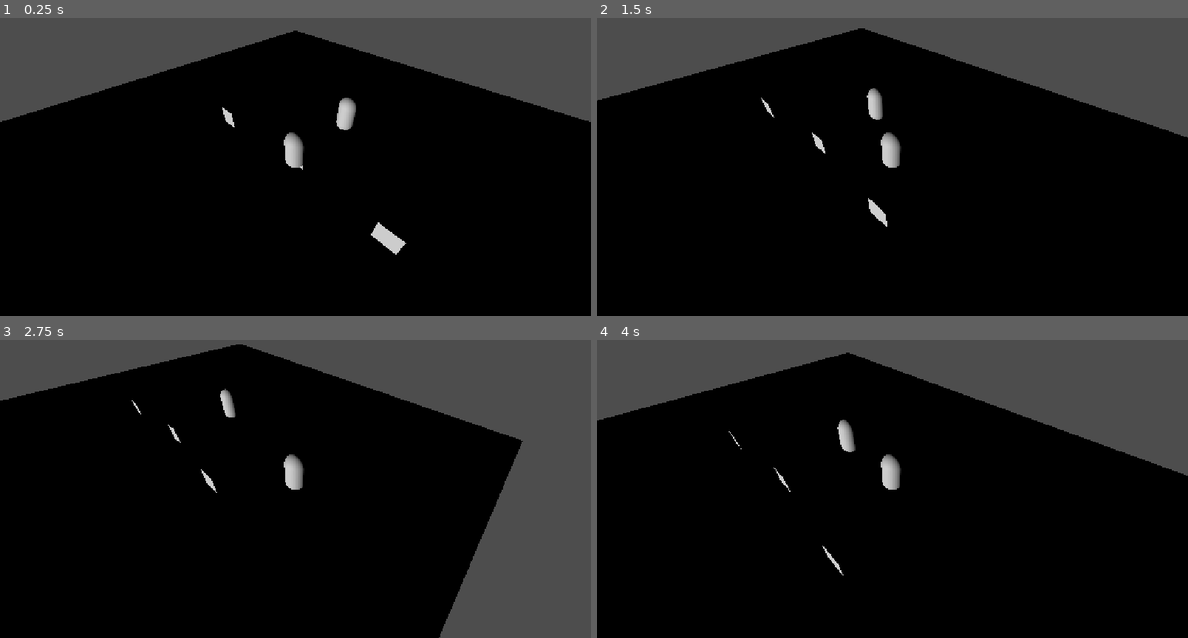
Above: before the commit, frames 1-4 (two rows, left to right).
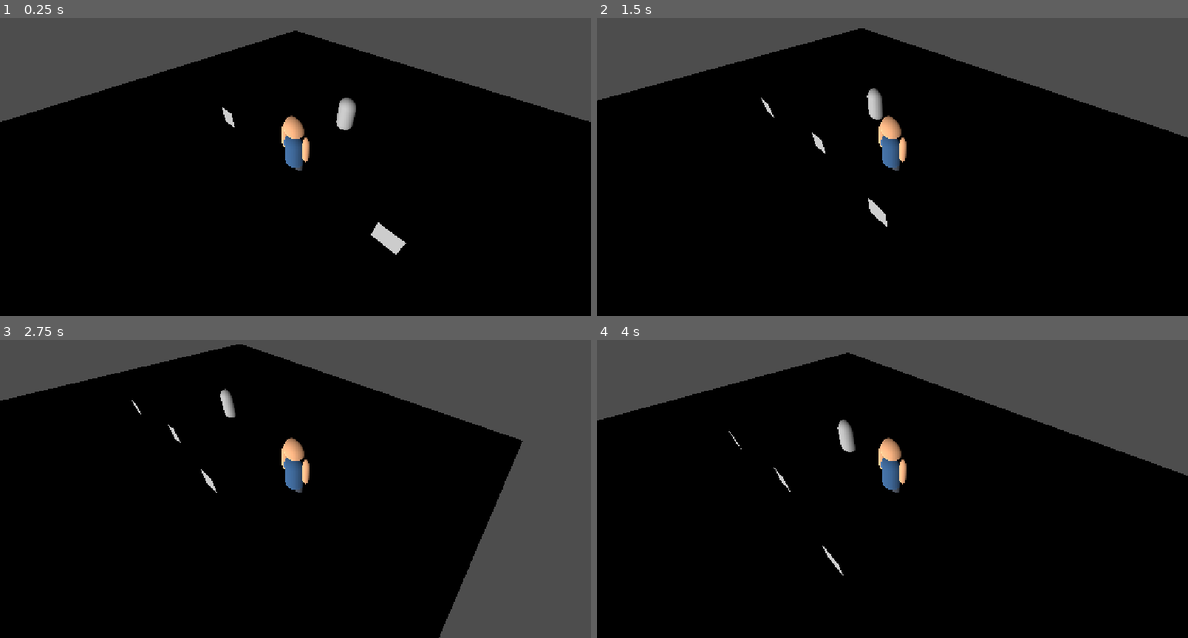
Above: after the commit, the same moments.

Repository: AdolfoBarca/MUNDO_LEYENDAS
Game: Godot game, scene res://Main.tscn
The game is run twice, just before and just after one commit, with the same random seed, the same clock (stepped at 60 frames per second) and the same inputs.
Inputs (mouse positions are in pixels of both pictures, inside the frame that each line leads up to):
- Up to frame 1 (0.25 s): no input
- Up to frame 2 (1.5 s): tap Enter at 0.5 s; move the mouse to (1022, 134) at 0.52 s; hold D 0.53-1.28 s; click (1022, 134) at 0.67 s; move the mouse to (774, 167) at 1.27 s; hold S from 1.28 s (still down)
- Up to frame 3 (2.75 s): move the mouse to (354, 399) at 2.02 s; release S at 2.03 s; hold D from 2.03 s (still down)
- Up to frame 4 (4 s): move the mouse to (862, 539) at 2.77 s; release D at 2.78 s; hold W 2.78-3.53 s; click (862, 539) at 2.92 s; move the mouse to (1069, 521) at 3.52 s; hold A from 3.53 s (still down)

The runs differ from the first frame. In frame 1, 0.6% of the frame differs, in the area x 47-53%, y 32-52%; in frame 2, 0.6%; in frame 3, 0.6%; in frame 4, 0.6%.

Commit message:
Creador de heroe con personalizacion y datos globales

Diff:
--- /dev/null
+++ b/CrearHeroe.gd
@@ -0,0 +1,269 @@
+extends Control
+
+
+# =========================================================
+# CONTROLES DEL FORMULARIO
+# =========================================================
+
+@onready var nombre_heroe: LineEdit = $NombreHeroe
+@onready var pais_origen: OptionButton = $PaisOrigen
+@onready var color_piel: OptionButton = $ColorPiel
+@onready var color_camisa: OptionButton = $ColorCamisa
+@onready var color_pantalon: OptionButton = $ColorPantalon
+@onready var boton_crear: Button = $BotonCrear
+
+
+# =========================================================
+# PARTES DEL HÉROE DE LA VISTA PREVIA
+# =========================================================
+
+@onready var cabeza: MeshInstance3D = $VistaHeroe/ViewportHeroe/EscenaHeroe/HeroePreview/Cabeza
+@onready var brazo_izquierdo: MeshInstance3D = $VistaHeroe/ViewportHeroe/EscenaHeroe/HeroePreview/BrazoIzquierdo
+@onready var brazo_derecho: MeshInstance3D = $VistaHeroe/ViewportHeroe/EscenaHeroe/HeroePreview/BrazoDerecho
+@onready var cuerpo: MeshInstance3D = $VistaHeroe/ViewportHeroe/EscenaHeroe/HeroePreview/Cuerpo
+@onready var pierna_izquierda: MeshInstance3D = $VistaHeroe/ViewportHeroe/EscenaHeroe/HeroePreview/PiernaIzquierda
+@onready var pierna_derecha: MeshInstance3D = $VistaHeroe/ViewportHeroe/EscenaHeroe/HeroePreview/PiernaDerecha
+
+
+# =========================================================
+# COLORES ACTUALES
+# =========================================================
+
+var color_piel_actual: Color = Color("#C98F65")
+var color_camisa_actual: Color = Color("#244A73")
+var color_pantalon_actual: Color = Color("#2F3540")
+
+
+# =========================================================
+# INICIO
+# =========================================================
+
+func _ready() -> void:
+	cargar_paises()
+	cargar_colores_piel()
+	cargar_colores_camisa()
+	cargar_colores_pantalon()
+
+	color_piel.item_selected.connect(_on_color_piel_seleccionado)
+	color_camisa.item_selected.connect(_on_color_camisa_seleccionado)
+	color_pantalon.item_selected.connect(_on_color_pantalon_seleccionado)
+	boton_crear.pressed.connect(_on_boton_crear_pressed)
+
+
+# =========================================================
+# PAÍSES
+# =========================================================
+
+func cargar_paises() -> void:
+	pais_origen.clear()
+
+	pais_origen.add_item("Selecciona tu país")
+	pais_origen.add_item("El Salvador")
+	pais_origen.add_item("Guatemala")
+	pais_origen.add_item("Honduras")
+	pais_origen.add_item("Nicaragua")
+	pais_origen.add_item("Costa Rica")
+	pais_origen.add_item("Panamá")
+	pais_origen.add_item("Belice")
+
+
+# =========================================================
+# TONOS DE PIEL
+# =========================================================
+
+func cargar_colores_piel() -> void:
+	color_piel.clear()
+
+	color_piel.add_item("Selecciona tono de piel")
+	color_piel.add_item("Claro")
+	color_piel.add_item("Medio claro")
+	color_piel.add_item("Medio")
+	color_piel.add_item("Moreno")
+	color_piel.add_item("Oscuro")
+
+
+# =========================================================
+# COLORES DE CAMISA
+# =========================================================
+
+func cargar_colores_camisa() -> void:
+	color_camisa.clear()
+
+	color_camisa.add_item("Selecciona color de camisa")
+	color_camisa.add_item("Azul")
+	color_camisa.add_item("Rojo")
+	color_camisa.add_item("Verde")
+	color_camisa.add_item("Negro")
+	color_camisa.add_item("Blanco")
+
+
+# =========================================================
+# COLORES DE PANTALÓN
+# =========================================================
+
+func cargar_colores_pantalon() -> void:
+	color_pantalon.clear()
+
+	color_pantalon.add_item("Selecciona color de pantalón")
+	color_pantalon.add_item("Gris oscuro")
+	color_pantalon.add_item("Negro")
+	color_pantalon.add_item("Azul oscuro")
+	color_pantalon.add_item("Café")
+	color_pantalon.add_item("Beige")
+
+
+# =========================================================
+# CAMBIAR TONO DE PIEL
+# =========================================================
+
+func _on_color_piel_seleccionado(indice: int) -> void:
+	var nuevo_color: Color
+
+	match indice:
+		1:
+			nuevo_color = Color("#E8B894")
+		2:
+			nuevo_color = Color("#D9A178")
+		3:
+			nuevo_color = Color("#C98F65")
+		4:
+			nuevo_color = Color("#9C6846")
+		5:
+			nuevo_color = Color("#67432E")
+		_:
+			return
+
+	color_piel_actual = nuevo_color
+	aplicar_color_piel(nuevo_color)
+
+
+func aplicar_color_piel(nuevo_color: Color) -> void:
+	var partes_piel = [
+		cabeza,
+		brazo_izquierdo,
+		brazo_derecho
+	]
+
+	for parte in partes_piel:
+		if parte != null:
+			var material = parte.get_surface_override_material(0)
+
+			if material != null:
+				material.albedo_color = nuevo_color
+
+
+# =========================================================
+# CAMBIAR COLOR DE CAMISA
+# =========================================================
+
+func _on_color_camisa_seleccionado(indice: int) -> void:
+	var nuevo_color: Color
+
+	match indice:
+		1:
+			nuevo_color = Color("#244A73")
+		2:
+			nuevo_color = Color("#B83232")
+		3:
+			nuevo_color = Color("#3E7A46")
+		4:
+			nuevo_color = Color("#202124")
+		5:
+			nuevo_color = Color("#E8E8E8")
+		_:
+			return
+
+	color_camisa_actual = nuevo_color
+	aplicar_color_camisa(nuevo_color)
+
+
+func aplicar_color_camisa(nuevo_color: Color) -> void:
+	if cuerpo != null:
+		var material = cuerpo.get_surface_override_material(0)
+
+		if material != null:
+			material.albedo_color = nuevo_color
+
+
+# =========================================================
+# CAMBIAR COLOR DE PANTALÓN
+# =========================================================
+
+func _on_color_pantalon_seleccionado(indice: int) -> void:
+	var nuevo_color: Color
+
+	match indice:
+		1:
+			nuevo_color = Color("#2F3540")
+		2:
+			nuevo_color = Color("#1B1B1B")
+		3:
+			nuevo_color = Color("#1F3556")
+		4:
+			nuevo_color = Color("#6B4B32")
+		5:
+			nuevo_color = Color("#C8B58A")
+		_:
+			return
+
+	color_pantalon_actual = nuevo_color
+	aplicar_color_pantalon(nuevo_color)
+
+
+func aplicar_color_pantalon(nuevo_color: Color) -> void:
+	var piernas = [
+		pierna_izquierda,
+		pierna_derecha
+	]
+
+	for pierna in piernas:
+		if pierna != null:
+			var material = pierna.get_surface_override_material(0)
+
+			if material != null:
+				material.albedo_color = nuevo_color
+
+
+# =========================================================
+# CREAR HÉROE
+# =========================================================
+
+func _on_boton_crear_pressed() -> void:
+	var nombre_elegido: String = nombre_heroe.text.strip_edges()
+
+	if nombre_elegido.is_empty():
+		print("ERROR: Debes escribir un nombre para tu héroe.")
+		nombre_heroe.grab_focus()
+		return
+
+	if pais_origen.selected == 0:
+		print("ERROR: Debes seleccionar un país.")
+		return
+
+	if color_piel.selected == 0:
+		print("ERROR: Debes seleccionar un tono de piel.")
+		return
+
+	if color_camisa.selected == 0:
+		print("ERROR: Debes seleccionar un color de camisa.")
+		return
+
+	if color_pantalon.selected == 0:
+		print("ERROR: Debes seleccionar un color de pantalón.")
+		return
+
+	var pais_elegido: String = pais_origen.get_item_text(pais_origen.selected)
+
+	DatosJugador.nombre = nombre_elegido
+	DatosJugador.pais = pais_elegido
+	DatosJugador.color_piel = color_piel_actual
+	DatosJugador.color_camisa = color_camisa_actual
+	DatosJugador.color_pantalon = color_pantalon_actual
+
+	print("==============================")
+	print("HÉROE GUARDADO")
+	print("Nombre: ", DatosJugador.nombre)
+	print("País: ", DatosJugador.pais)
+	print("==============================")
+
+	get_tree().change_scene_to_file("res://Main.tscn")
--- /dev/null
+++ b/CrearHeroe.tscn
@@ -0,0 +1,143 @@
+[gd_scene format=3 uid="uid://f5d8unysjcx5"]
+
+[ext_resource type="Script" uid="uid://60bpbbb70yee" path="res://CrearHeroe.gd" id="1_rsx3x"]
+[ext_resource type="Material" uid="uid://b4lcoj1mqmhph" path="res://MaterialPiel.tres" id="3_boq6a"]
+[ext_resource type="Material" uid="uid://c2y66k080fws6" path="res://MaterialPantalon.tres" id="4_bothc"]
+
+[sub_resource type="CapsuleMesh" id="CapsuleMesh_pltwe"]
+
+[sub_resource type="StandardMaterial3D" id="StandardMaterial3D_aq6nx"]
+albedo_color = Color(0.14117648, 0.2901961, 0.4509804, 1)
+
+[sub_resource type="SphereMesh" id="SphereMesh_wc6mq"]
+
+[sub_resource type="CapsuleMesh" id="CapsuleMesh_wi6xp"]
+
+[sub_resource type="CapsuleMesh" id="CapsuleMesh_pf2qk"]
+
+[node name="CrearHeroe" type="Control" unique_id=1897495086]
+layout_mode = 3
+anchors_preset = 15
+anchor_right = 1.0
+anchor_bottom = 1.0
+grow_horizontal = 2
+grow_vertical = 2
+script = ExtResource("1_rsx3x")
+
+[node name="Titulo" type="Label" parent="." unique_id=1998559024]
+layout_mode = 0
+offset_left = 250.0
+offset_top = 40.0
+offset_right = 900.0
+offset_bottom = 100.0
+theme_override_font_sizes/font_size = 32
+text = "CREA TU HÉROE"
+horizontal_alignment = 1
+vertical_alignment = 1
+
+[node name="NombreHeroe" type="LineEdit" parent="." unique_id=188347936]
+layout_mode = 0
+offset_left = 250.0
+offset_top = 130.0
+offset_right = 900.0
+offset_bottom = 180.0
+placeholder_text = "Nombre de tu héroe"
+
+[node name="PaisOrigen" type="OptionButton" parent="." unique_id=343705665]
+layout_mode = 0
+offset_left = 250.0
+offset_top = 200.0
+offset_right = 900.0
+offset_bottom = 250.0
+
+[node name="EtiquetaApariencia" type="Label" parent="." unique_id=1417409665]
+layout_mode = 0
+offset_left = 250.0
+offset_top = 285.0
+offset_right = 600.0
+offset_bottom = 325.0
+theme_override_font_sizes/font_size = 22
+text = "APARIENCIA"
+horizontal_alignment = 1
+
+[node name="ColorPiel" type="OptionButton" parent="." unique_id=764345383]
+layout_mode = 0
+offset_left = 250.0
+offset_top = 340.0
+offset_right = 900.0
+offset_bottom = 390.0
+
+[node name="ColorCamisa" type="OptionButton" parent="." unique_id=1927182958]
+layout_mode = 0
+offset_left = 250.0
+offset_top = 405.0
+offset_right = 900.0
+offset_bottom = 455.0
+
+[node name="ColorPantalon" type="OptionButton" parent="." unique_id=1576133846]
+layout_mode = 0
+offset_left = 250.0
+offset_top = 470.0
+offset_right = 900.0
+offset_bottom = 520.0
+
+[node name="VistaHeroe" type="SubViewportContainer" parent="." unique_id=74061765]
+layout_mode = 0
+offset_left = 600.0
+offset_top = 100.0
+offset_right = 1100.0
+offset_bottom = 600.0
+
+[node name="ViewportHeroe" type="SubViewport" parent="VistaHeroe" unique_id=1911041732]
+own_world_3d = true
+handle_input_locally = false
+size = Vector2i(500, 500)
+render_target_update_mode = 4
+
+[node name="EscenaHeroe" type="Node3D" parent="VistaHeroe/ViewportHeroe" unique_id=1747216396]
+
+[node name="CamaraHeroe" type="Camera3D" parent="VistaHeroe/ViewportHeroe/EscenaHeroe" unique_id=185980310]
+transform = Transform3D(1, 0, 0, 0, 1, 0, 0, 0, 1, 0, 1, 3)
+current = true
+
+[node name="HeroePreview" type="Node3D" parent="VistaHeroe/ViewportHeroe/EscenaHeroe" unique_id=932530757]
+
+[node name="Cuerpo" type="MeshInstance3D" parent="VistaHeroe/ViewportHeroe/EscenaHeroe/HeroePreview" unique_id=431435462]
+transform = Transform3D(1, 0, 0, 0, 1, 0, 0, 0, 1, 0, 1.016, 0)
+mesh = SubResource("CapsuleMesh_pltwe")
+surface_material_override/0 = SubResource("StandardMaterial3D_aq6nx")
+
+[node name="Cabeza" type="MeshInstance3D" parent="VistaHeroe/ViewportHeroe/EscenaHeroe/HeroePreview" unique_id=287136439]
+transform = Transform3D(1, 0, 0, 0, 1, 0, 0, 0, 1, 0, 2.35, 0)
+mesh = SubResource("SphereMesh_wc6mq")
+surface_material_override/0 = ExtResource("3_boq6a")
+
+[node name="BrazoIzquierdo" type="MeshInstance3D" parent="VistaHeroe/ViewportHeroe/EscenaHeroe/HeroePreview" unique_id=1292102003]
+transform = Transform3D(0.35, 0, 0, 0, 0.7, 0, 0, 0, 0.35, -0.65, 1.45, 0)
+mesh = SubResource("CapsuleMesh_wi6xp")
+surface_material_override/0 = ExtResource("3_boq6a")
+
+[node name="BrazoDerecho" type="MeshInstance3D" parent="VistaHeroe/ViewportHeroe/EscenaHeroe/HeroePreview" unique_id=1451891663]
+transform = Transform3D(0.35, 0, 0, 0, 0.7, 0, 0, 0, 0.35, 0.65, 1.45, 0)
+mesh = SubResource("CapsuleMesh_wi6xp")
+surface_material_override/0 = ExtResource("3_boq6a")
+
+[node name="PiernaIzquierda" type="MeshInstance3D" parent="VistaHeroe/ViewportHeroe/EscenaHeroe/HeroePreview" unique_id=210261283]
+transform = Transform3D(0.4, 0, 0, 0, 0.65, 0, 0, 0, 0.4, -0.27, 0.14999998, 0)
+mesh = SubResource("CapsuleMesh_pf2qk")
+surface_material_override/0 = ExtResource("4_bothc")
+
+[node name="PiernaDerecha" type="MeshInstance3D" parent="VistaHeroe/ViewportHeroe/EscenaHeroe/HeroePreview" unique_id=1726539044]
+transform = Transform3D(0.4, 0, 0, 0, 0.65, 0, 0, 0, 0.4, 0.27, 0.14999998, 0)
+mesh = SubResource("CapsuleMesh_pf2qk")
+surface_material_override/0 = ExtResource("4_bothc")
+
+[node name="LuzHeroe" type="DirectionalLight3D" parent="VistaHeroe/ViewportHeroe/EscenaHeroe" unique_id=1182269992]
+
+[node name="BotonCrear" type="Button" parent="." unique_id=325769007]
+layout_mode = 0
+offset_left = 250.0
+offset_top = 545.0
+offset_right = 600.0
+offset_bottom = 600.0
+text = "CREAR HÉROE"
--- /dev/null
+++ b/DatosJugador.gd
@@ -0,0 +1,8 @@
+extends Node
+
+var nombre: String = ""
+var pais: String = ""
+
+var color_piel: Color = Color("#C98F65")
+var color_camisa: Color = Color("#244A73")
+var color_pantalon: Color = Color("#2F3540")
--- a/Heroe.gd
+++ b/Heroe.gd
@@ -2,12 +2,95 @@
 
 @export var move_speed: float = 5.0
 @export var attack_cooldown: float = 0.5
+
+@export var color_piel: Color = Color("#C98F65")
+@export var color_camisa: Color = Color("#244A73")
+@export var color_pantalon: Color = Color("#2F3540")
 
 var gravity: float = ProjectSettings.get_setting("physics/3d/default_gravity")
 var attack_timer: float = 0.0
 
 @onready var camera: Camera3D = get_viewport().get_camera_3d()
 
+@onready var cabeza: MeshInstance3D = $Cabeza
+@onready var brazo_izquierdo: MeshInstance3D = $BrazoIzquierdo
+@onready var brazo_derecho: MeshInstance3D = $BrazoDerecho
+
+@onready var cuerpo: MeshInstance3D = $Cuerpo
+
+@onready var pierna_izquierda: MeshInstance3D = $PiernaIzquierda
+@onready var pierna_derecha: MeshInstance3D = $PiernaDerecha
+
+
+# =========================================================
+# INICIO
+# =========================================================
+
+func _ready() -> void:
+	# Cargar la apariencia elegida en CrearHeroe
+	color_piel = DatosJugador.color_piel
+	color_camisa = DatosJugador.color_camisa
+	color_pantalon = DatosJugador.color_pantalon
+
+	aplicar_colores_personaje()
+
+	print("==============================")
+	print("HÉROE CARGADO EN EL MAPA")
+	print("Nombre: ", DatosJugador.nombre)
+	print("País: ", DatosJugador.pais)
+	print("==============================")
+
+
+# =========================================================
+# APLICAR APARIENCIA
+# =========================================================
+
+func aplicar_colores_personaje() -> void:
+	aplicar_color_piel()
+	aplicar_color_camisa()
+	aplicar_color_pantalon()
+
+
+func aplicar_color_piel() -> void:
+	var partes_piel = [
+		cabeza,
+		brazo_izquierdo,
+		brazo_derecho
+	]
+
+	for parte in partes_piel:
+		if parte != null:
+			var material = parte.get_surface_override_material(0)
+
+			if material != null:
+				material.albedo_color = color_piel
+
+
+func aplicar_color_camisa() -> void:
+	if cuerpo != null:
+		var material = cuerpo.get_surface_override_material(0)
+
+		if material != null:
+			material.albedo_color = color_camisa
+
+
+func aplicar_color_pantalon() -> void:
+	var piernas = [
+		pierna_izquierda,
+		pierna_derecha
+	]
+
+	for pierna in piernas:
+		if pierna != null:
+			var material = pierna.get_surface_override_material(0)
+
+			if material != null:
+				material.albedo_color = color_pantalon
+
+
+# =========================================================
+# ATAQUE
+# =========================================================
 
 func _input(event: InputEvent) -> void:
 	if event is InputEventMouseButton:
@@ -26,6 +109,10 @@
 							if body.has_method("recibir_dano"):
 								body.recibir_dano(20)
 
+
+# =========================================================
+# MOVIMIENTO
+# =========================================================
 
 func _physics_process(delta: float) -> void:
 	var move_dir := Vector3.ZERO
--- a/Main.tscn
+++ b/Main.tscn
@@ -2,7 +2,9 @@
 
 [ext_resource type="Script" uid="uid://ba1n56m0xsuw4" path="res://Heroe.gd" id="1_glv2v"]
 [ext_resource type="Script" uid="uid://cgi425hsbbcrs" path="res://Camara.gd" id="1_uu6xs"]
+[ext_resource type="Material" uid="uid://b4lcoj1mqmhph" path="res://MaterialPiel.tres" id="3_cm0pq"]
 [ext_resource type="Script" uid="uid://cpb05hwbxbm77" path="res://EnemigoPrueba.gd" id="3_r0du0"]
+[ext_resource type="Material" uid="uid://c2y66k080fws6" path="res://MaterialPantalon.tres" id="4_fos0i"]
 
 [sub_resource type="PlaneMesh" id="PlaneMesh_j115u"]
 size = Vector2(30, 30)
@@ -12,10 +14,19 @@
 
 [sub_resource type="CapsuleMesh" id="CapsuleMesh_whuy3"]
 
+[sub_resource type="StandardMaterial3D" id="StandardMaterial3D_r0du0"]
+albedo_color = Color(0.14117648, 0.2901961, 0.4509804, 1)
+
 [sub_resource type="CapsuleShape3D" id="CapsuleShape3D_hvlbp"]
 
 [sub_resource type="BoxShape3D" id="BoxShape3D_e5ioe"]
 size = Vector3(1.5, 1.5, 2)
+
+[sub_resource type="SphereMesh" id="SphereMesh_j115u"]
+
+[sub_resource type="CapsuleMesh" id="CapsuleMesh_excdm"]
+
+[sub_resource type="CapsuleMesh" id="CapsuleMesh_a6ayp"]
 
 [sub_resource type="BoxMesh" id="BoxMesh_j115u"]
 
@@ -45,6 +56,7 @@
 
 [node name="Cuerpo" type="MeshInstance3D" parent="Heroe" unique_id=28066470]
 mesh = SubResource("CapsuleMesh_whuy3")
+surface_material_override/0 = SubResource("StandardMaterial3D_r0du0")
 
 [node name="CollisionShape3D" type="CollisionShape3D" parent="Heroe" unique_id=413580324]
 shape = SubResource("CapsuleShape3D_hvlbp")
@@ -54,6 +66,31 @@
 
 [node name="CollisionShape3D" type="CollisionShape3D" parent="Heroe/AreaAtaque" unique_id=2117671541]
 shape = SubResource("BoxShape3D_e5ioe")
+
+[node name="Cabeza" type="MeshInstance3D" parent="Heroe" unique_id=1396078685]
+transform = Transform3D(1, 0, 0, 0, 1, 0, 0, 0, 1, 0, 1.35, 0)
+mesh = SubResource("SphereMesh_j115u")
+surface_material_override/0 = ExtResource("3_cm0pq")
+
+[node name="BrazoIzquierdo" type="MeshInstance3D" parent="Heroe" unique_id=1131689858]
+transform = Transform3D(0.35, 0, 0, 0, 0.7, 0, 0, 0, 0.35, -0.65, 0.45, 0)
+mesh = SubResource("CapsuleMesh_excdm")
+surface_material_override/0 = ExtResource("3_cm0pq")
+
+[node name="BrazoDerecho" type="MeshInstance3D" parent="Heroe" unique_id=1667330928]
+transform = Transform3D(0.35, 0, 0, 0, 0.7, 0, 0, 0, 0.35, 0.65, 0.45, 0)
+mesh = SubResource("CapsuleMesh_excdm")
+surface_material_override/0 = ExtResource("3_cm0pq")
+
+[node name="PiernaIzquierda" type="MeshInstance3D" parent="Heroe" unique_id=1949612755]
+transform = Transform3D(0.4, 0, 0, 0, 0.65, 0, 0, 0, 0.4, -0.27, -0.85, 0)
+mesh = SubResource("CapsuleMesh_a6ayp")
+surface_material_override/0 = ExtResource("4_fos0i")
+
+[node name="PiernaDerecha" type="MeshInstance3D" parent="Heroe" unique_id=1600544128]
+transform = Transform3D(0.4, 0, 0, 0, 0.65, 0, 0, 0, 0.4, 0.27, -0.85, 0)
+mesh = SubResource("CapsuleMesh_a6ayp")
+surface_material_override/0 = ExtResource("4_fos0i")
 
 [node name="LuzSol" type="DirectionalLight3D" parent="." unique_id=549721095]
 
--- /dev/null
+++ b/MaterialPantalon.tres
@@ -0,0 +1,4 @@
+[gd_resource type="StandardMaterial3D" format=3 uid="uid://c2y66k080fws6"]
+
+[resource]
+albedo_color = Color(0.18431373, 0.20784314, 0.2509804, 1)
--- /dev/null
+++ b/MaterialPiel.tres
@@ -0,0 +1,4 @@
+[gd_resource type="StandardMaterial3D" format=3 uid="uid://b4lcoj1mqmhph"]
+
+[resource]
+albedo_color = Color(0.7882353, 0.56078434, 0.39607844, 1)
--- a/project.godot
+++ b/project.godot
@@ -15,6 +15,10 @@
 config/features=PackedStringArray("4.7", "Mobile")
 config/icon="res://icon.svg"
 
+[autoload]
+
+DatosJugador="*uid://dx8rg4etnq51g"
+
 [display]
 
 window/stretch/mode="canvas_items"
Not shown, added: CrearHeroe.gd.uid
Not shown, added: DatosJugador.gd.uid
